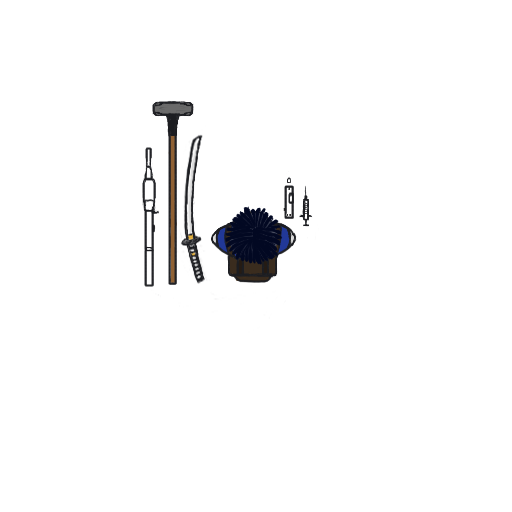
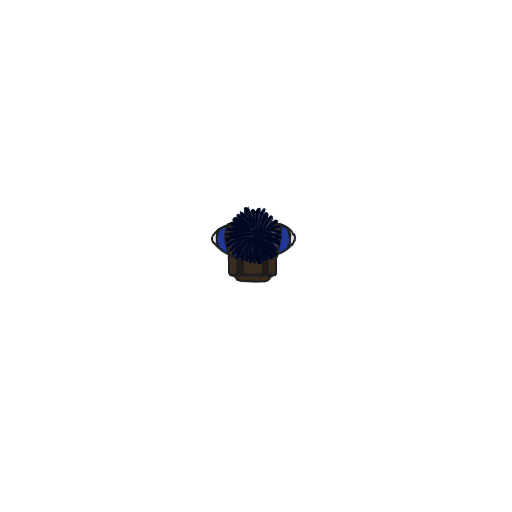
Comparing the layer stacks of the two (512, 512) images. Changes:
hid "AKLines" over (142, 100, 316, 319)
hid "PistolLines" over (192, 102, 316, 256)
hid group "Sledgehammer" (2 layers) over (142, 100, 223, 307)
hid group "Katana" (2 layers) over (142, 100, 316, 319)
painted on "KatanaLines" over (142, 100, 316, 319)
